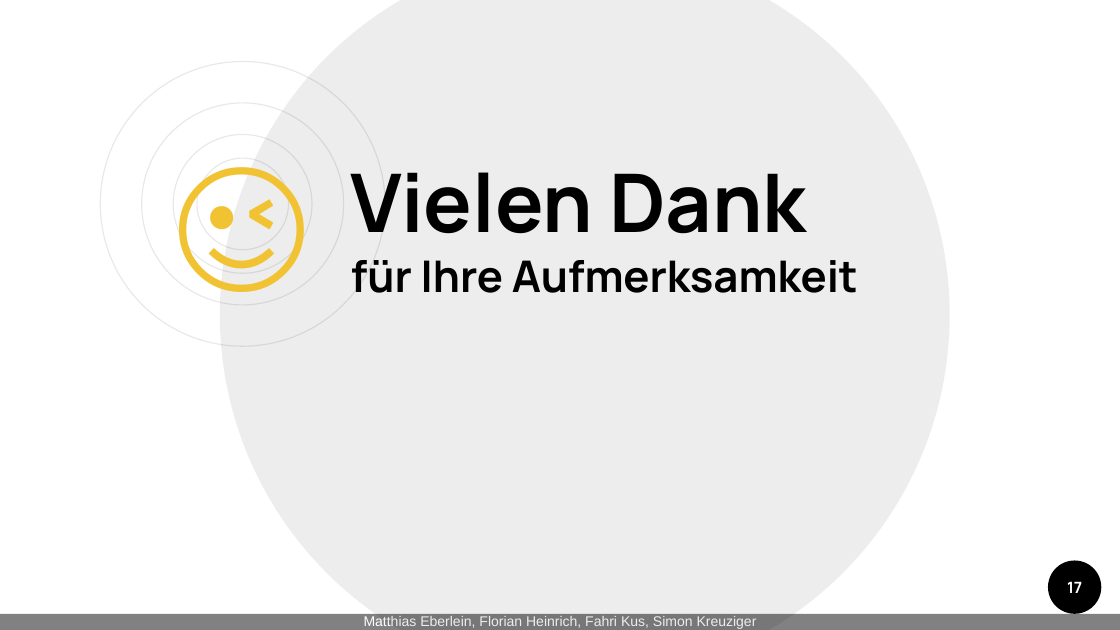
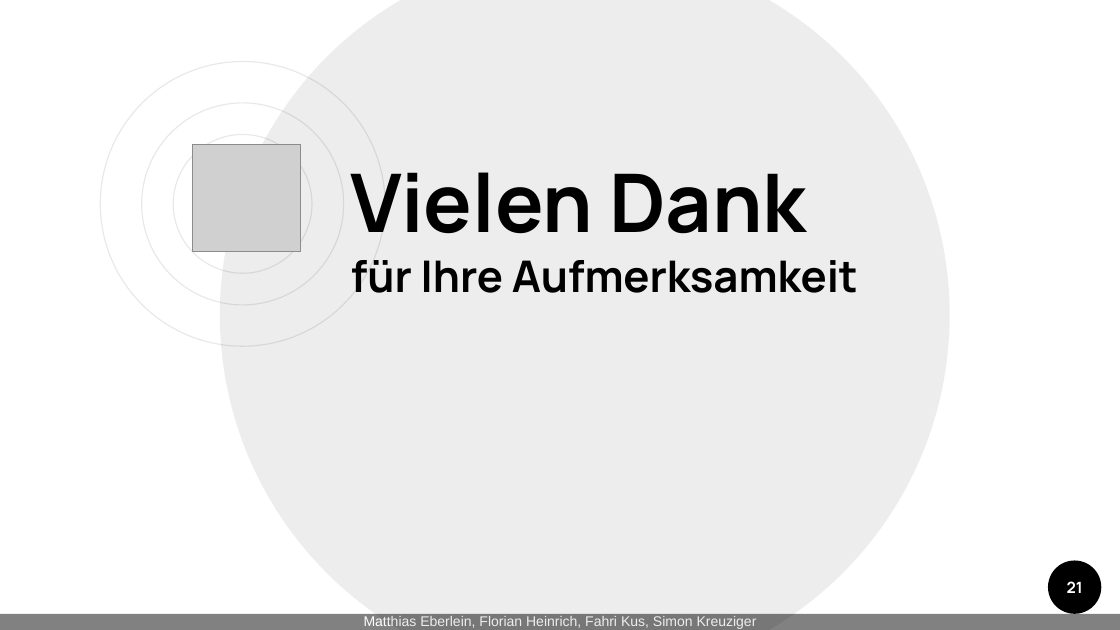
Before and after one commit to matthias-eb/SYP_team02, a slide deck: slide 21 of docs/Praesentation_Prototyp/Prototyp_Präsentation.pptx (slide 17 before the commit). Drawn at 1120x630 pixels with LibreOffice and Linux fonts; fonts in the diff are those of the drawing; grey boxes stand for pictures; background and template pictures are left out. Boxes give left, top, right and bottom in pixels: in the first picture for what was removed or moved away, otherwise in the second. Text is boxed around its words. In the diff, an @@ line names an element or a change of style, - is before the commit and + after.

```diff
--- a/docs/Praesentation_Prototyp/Prototyp_Präsentation.pptx
+++ b/docs/Praesentation_Prototyp/Prototyp_Präsentation.pptx
@@ text removed at (155,133,332,292) @@
-😉
@@ picture added at (193,144,300,252) @@
@@ ellipse removed at (197,158,289,250) @@
@@ page number at (1067,581,1083,593): text changed @@
-17
+21
```
Also in this commit, not shown: 2 other slides changed, 5 slides added, 1 slide removed, 7 other files.
